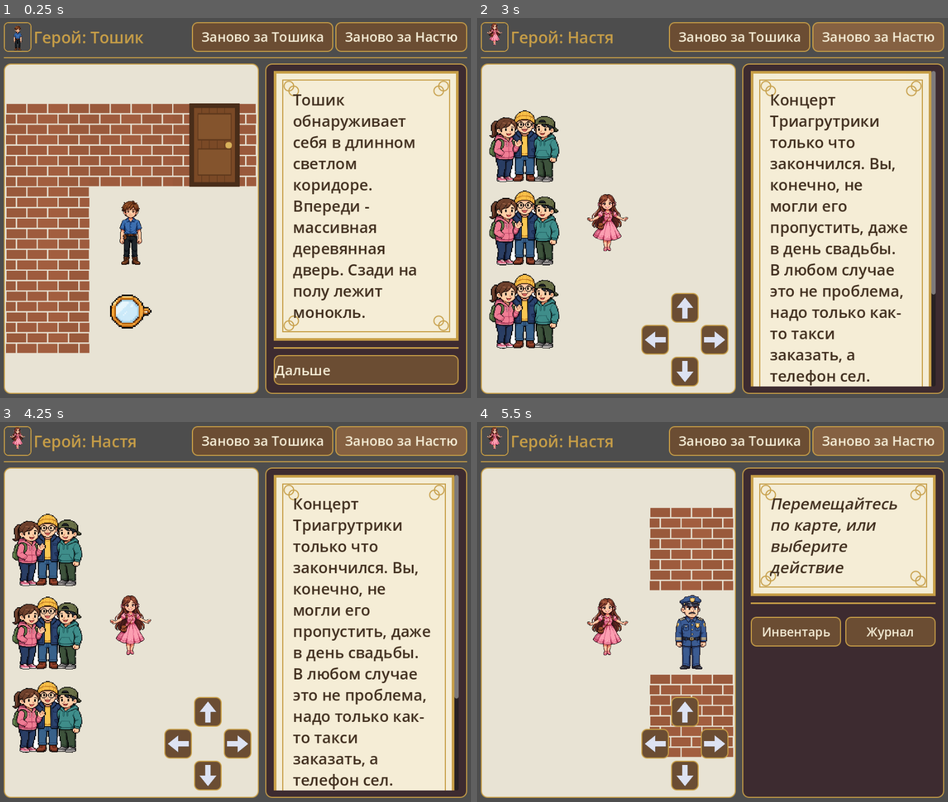
Above: before the commit, frames 1-4 (two rows, left to right).
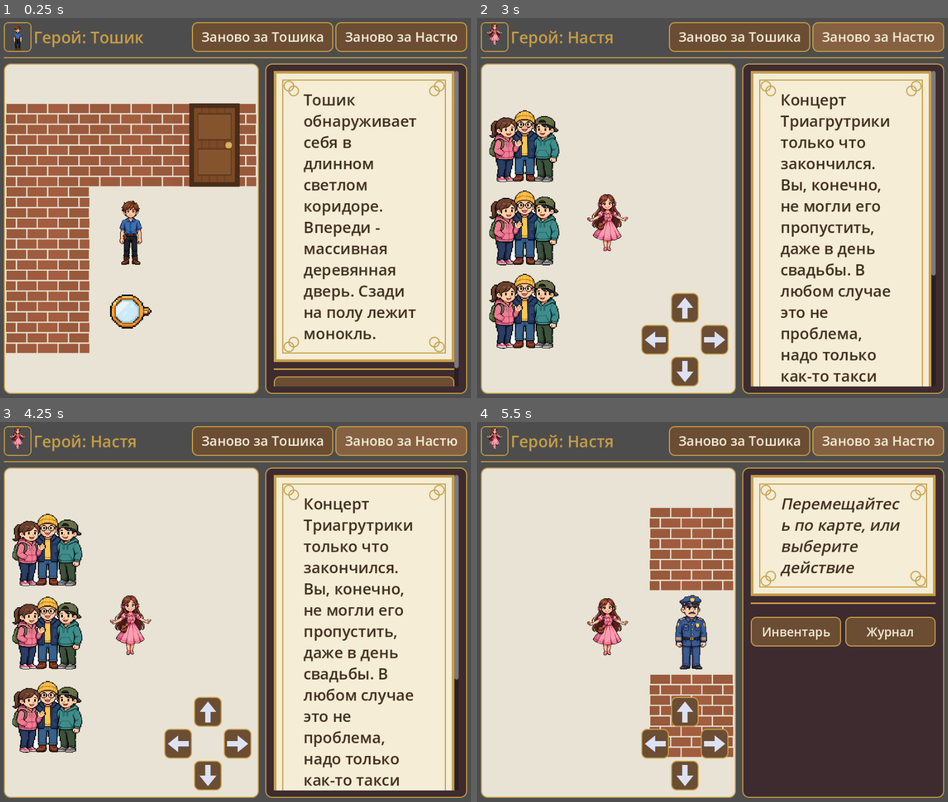
Above: after the commit, the same moments.

Repository: ssokratov/tnquest_godot
Game: Godot game, scene res://scenes/main.tscn
Same seed, same stepped clock (60 frames per second), same inputs: the game is played once before the commit and once after it.
Inputs:
- Up to frame 1 (0.25 s): no input
- Up to frame 2 (3 s): click "Заново за Тошика" at 0.5 s; click "Заново за Тошика" at 1.25 s; click "Заново за Тошика" at 2 s; click "Заново за Настю" at 2.75 s
- Up to frame 3 (4.25 s): click "Заново за Настю" at 3.5 s
- Up to frame 4 (5.5 s): click "Заново за Настю" at 4.25 s; tap Enter at 5 s; hold Right from 5.03 s (still down)

The runs differ from the first frame. In frame 1, 10% of the frame differs, in the area x 58-98%, y 13-98%; in frame 2, 5.4%; in frame 3, 5.4%; in frame 4, 1.6%.

Commit message:
Mobile: dialog side padding 36->56; narrow font scale 1.3, button height 64 (desktop unchanged)

Diff:
--- a/scripts/main.gd
+++ b/scripts/main.gd
@@ -40,6 +40,7 @@
 var fog_runs: Array = []
 var sidebar: PanelContainer
 var dialog_card: PanelContainer
+var dialog_margin: MarginContainer
 var dialog_frame_layer: Control
 var hero_portrait: TextureRect
 var dialog_label: RichTextLabel
@@ -49,6 +50,7 @@
 var feedback_label: Label
 var answers_box: VBoxContainer
 var dpad_block: VBoxContainer
+var inv_row: HBoxContainer
 var dpad_pad: GridContainer
 var dpad_buttons := {}
 var photo_rect: TextureRect
@@ -196,10 +198,27 @@
 	button.add_theme_color_override("font_hover_color", IVORY)
 	button.add_theme_color_override("font_pressed_color", IVORY)
 	button.add_theme_color_override("font_disabled_color", Color(IVORY.r, IVORY.g, IVORY.b, 0.5))
-	# Tappable targets: every button is at least 56 px tall, so answer
-	# buttons (and the D-pad arrows) are comfortable to press on a phone.
+	# Tappable targets: every button is at least _button_min_height()
+	# tall (64 on narrow windows, 56 on desktops), so answer buttons
+	# (and the D-pad arrows) are comfortable to press on a phone.
 	var ms := button.custom_minimum_size
-	ms.y = max(ms.y, 56)
+	ms.y = max(ms.y, _button_min_height())
+	button.custom_minimum_size = ms
+
+
+func _button_min_height() -> int:
+	# Narrow windows (phones in portrait) get taller tap targets;
+	# desktops keep the 56 px standard.
+	if get_viewport_rect().size.x < NARROW_WIDTH:
+		return 64
+	return 56
+
+
+func _set_button_height(button: Button, h: int) -> void:
+	if button == null:
+		return
+	var ms := button.custom_minimum_size
+	ms.y = h
 	button.custom_minimum_size = ms
 
 
@@ -465,13 +484,13 @@
 	dialog_card.custom_minimum_size = Vector2(0, 120)
 	sidebar_box.add_child(dialog_card)
 	_build_dialog_frame(dialog_card)
-	var dialog_margin := MarginContainer.new()
+	dialog_margin = MarginContainer.new()
 	# The flat parchment background carries no content margins (the
 	# old 9-slice contributed 20 px), so the margin alone must inset
 	# the text: 36/34 px restores the old text position and clears
 	# the frame's inner line (16-18 px) with room to spare.
-	dialog_margin.add_theme_constant_override("margin_left", 36)
-	dialog_margin.add_theme_constant_override("margin_right", 36)
+	dialog_margin.add_theme_constant_override("margin_left", 56)
+	dialog_margin.add_theme_constant_override("margin_right", 56)
 	dialog_margin.add_theme_constant_override("margin_top", 34)
 	dialog_margin.add_theme_constant_override("margin_bottom", 34)
 	dialog_card.add_child(dialog_margin)
@@ -539,7 +558,7 @@
 	dpad_block.add_theme_constant_override("separation", 8)
 	dpad_block.size_flags_horizontal = SIZE_EXPAND_FILL
 	sidebar_box.add_child(dpad_block)
-	var inv_row := HBoxContainer.new()
+	inv_row = HBoxContainer.new()
 	inv_row.add_theme_constant_override("separation", 8)
 	dpad_block.add_child(inv_row)
 	for code in ["i", "j"]:
@@ -756,10 +775,12 @@
 	var w := get_viewport_rect().size.x
 	if w <= 0:
 		return 1.0
-	# Phones (1080 device px) sit at the 1.15 floor, which reads fine
-	# there; wide desktops used to reach 1.6 (dialog 40 px at 1920),
-	# which reads too big, so the cap is 1.2 (dialog 30 px at 1920)
-	# and the ramp is gentler.
+	# Narrow windows (phones in portrait): a higher scale so text
+	# reads comfortably on a small screen. Wide windows use the
+	# formula below unchanged: the 1.15 floor, the 1.2 cap (dialog
+	# 30 px at 1920; 1.6 used to read too big).
+	if w < NARROW_WIDTH:
+		return 1.3
 	return clamp(w / 1400.0, 1.15, 1.2)
 
 
@@ -783,6 +804,21 @@
 	for code in ["i", "j"]:
 		if code in dpad_buttons:
 			(dpad_buttons[code] as Button).add_theme_font_size_override("font_size", _scaled(20))
+	# Button tap targets follow the viewport: taller on narrow
+	# windows (phones), standard on desktops. Recomputed here so a
+	# rotation or window resize updates buttons built earlier.
+	var bh := _button_min_height()
+	_set_button_height(reset_toshik_button, bh)
+	_set_button_height(reset_nastya_button, bh)
+	_set_button_height(submit_button, bh)
+	for code in dpad_buttons:
+		_set_button_height(dpad_buttons[code] as Button, bh)
+	if answers_box != null:
+		for child in answers_box.get_children():
+			_set_button_height(child as Button, bh)
+	if inv_row != null:
+		for child in inv_row.get_children():
+			_set_button_height(child as Button, bh)
 
 
 func _notification(what: int) -> void:
